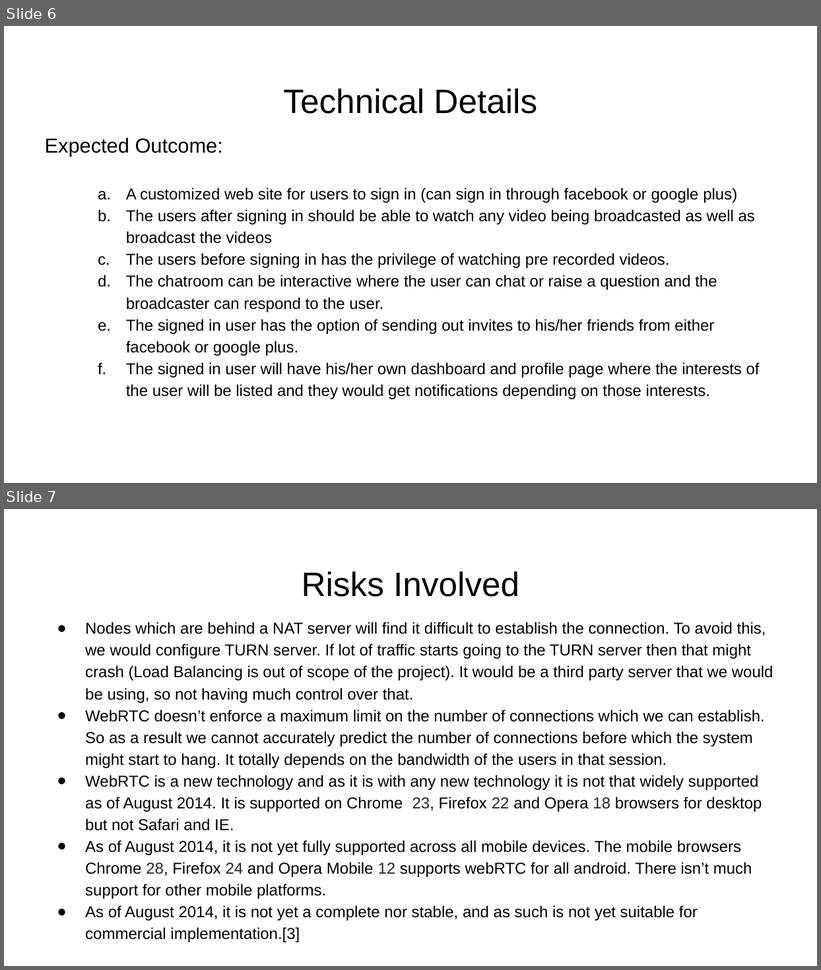
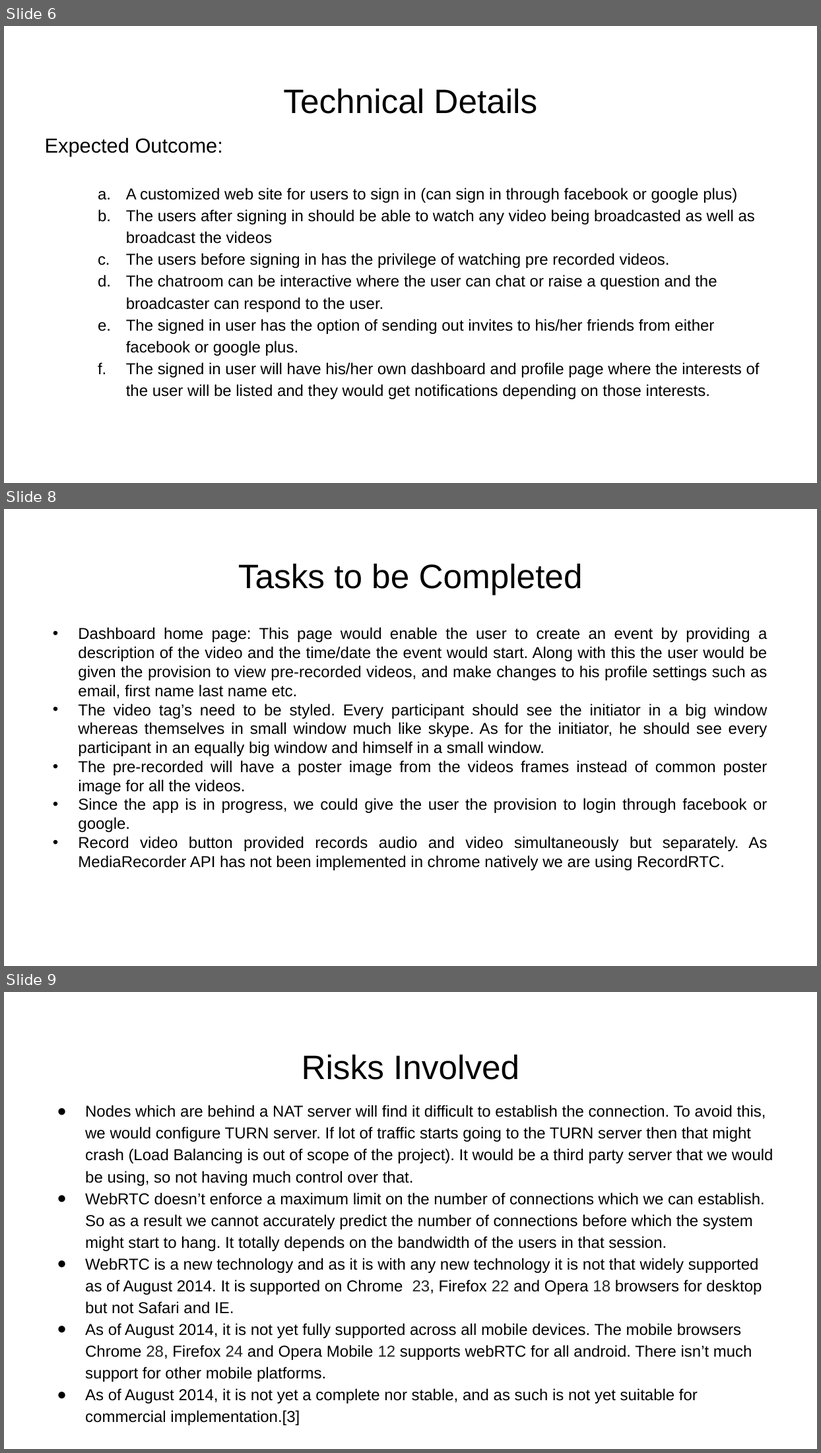
Before and after one commit to shivaseshan/webRTC, a slide deck: CloudProjectPresentation.pptx. Shown one above the other, each under a label of ours: slides 6 and 7 before the commit, slides 6, 8 and 9 after it; the slides between them are not shown. The pictures are 821x970 and 821x1453 pixels, drawn with LibreOffice and Linux fonts; fonts in the diff are those of the drawing. Boxes give left, top, right and bottom in pixels: in the first picture for what was removed or moved away, otherwise in the second. Text is boxed around its words. In the diff, an @@ line names an element or a change of style, - is before the commit and + after.

```diff
--- a/CloudProjectPresentation.pptx
+++ b/CloudProjectPresentation.pptx
@@ slide 8 added at [4, 509, 817, 966], background #FFFFFF @@
@@ title added at [238, 563, 583, 595], 30 pt, text #000000 @@
+Tasks to be Completed
@@ text added at [78, 627, 768, 871], 14 pt, text #000000 @@
+• Dashboard home page: This page would enable the user to create an event by providing a description of the video and the time/date the event would start. Along with this the user would be given the provision to view pre-recorded videos, and make changes to his profile settings such as email, first name last name etc.
+• The video tag’s need to be styled. Every participant should see the initiator in a big window whereas themselves in small window much like skype. As for the initiator, he should see every participant in an equally big window and himself in a small window.
+• The pre-recorded will have a poster image from the videos frames instead of common poster image for all the videos.
+• Since the app is in progress, we could give the user the provision to login through facebook or google.
+• Record video button provided records audio and video simultaneously but separately. As MediaRecorder API has not been implemented in chrome natively we are using RecordRTC.
@@ what was slide 7 is now slide 9 @@
```
Also in this commit, not shown: 1 other slide added, 1 other file.
